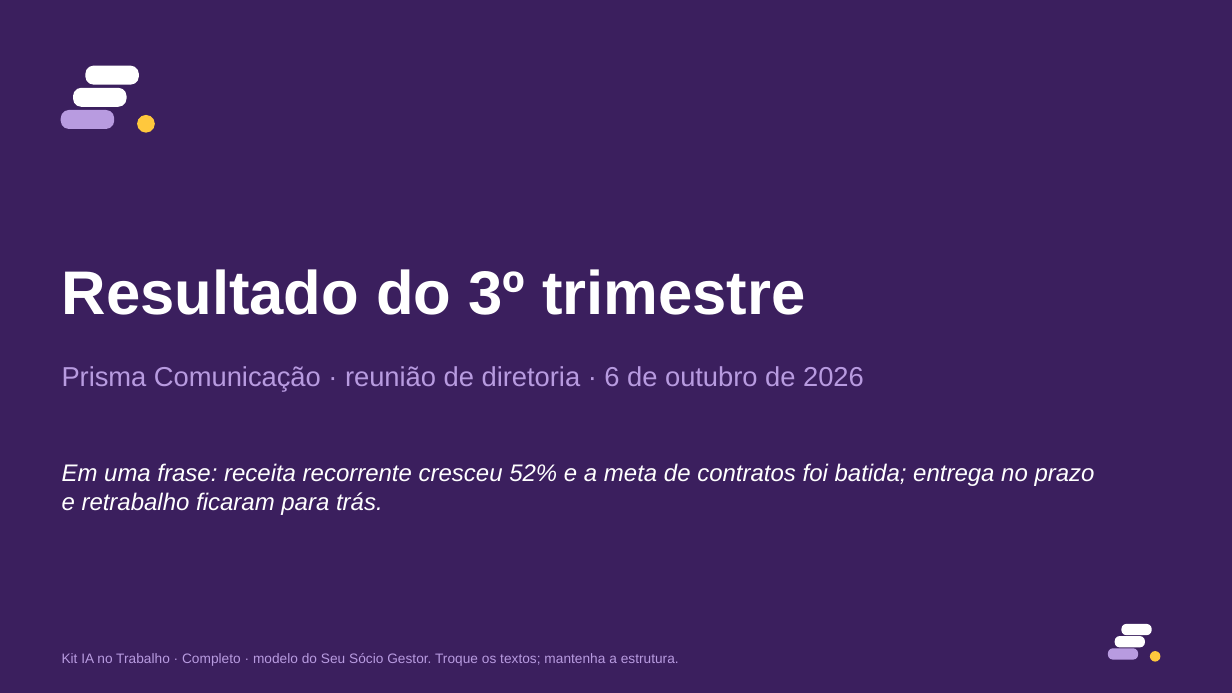
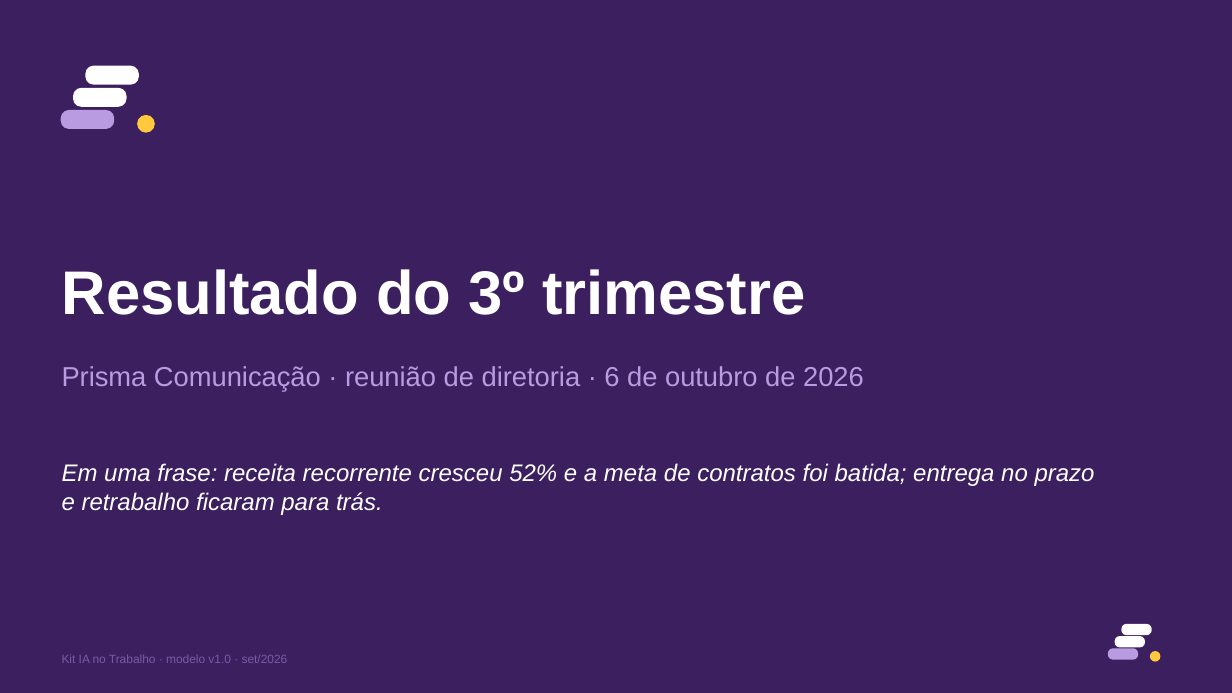
Before and after one commit to eduardomtzz/claude-code, a slide deck: slide 1 of projetos/gestao-ia-planilhas/produto/kit-completo/entrega/16-modelo-resultado-do-trimestre-12-slides.pptx. Drawn at 1232x693 pixels with LibreOffice and Linux fonts; fonts in the diff are those of the drawing. Boxes give left, top, right and bottom in pixels: in the first picture for what was removed or moved away, otherwise in the second. Text is boxed around its words. In the diff, an @@ line names an element or a change of style, - is before the commit and + after.

```diff
--- a/projetos/gestao-ia-planilhas/produto/kit-completo/entrega/16-modelo-resultado-do-trimestre-12-slides.pptx
+++ b/projetos/gestao-ia-planilhas/produto/kit-completo/entrega/16-modelo-resultado-do-trimestre-12-slides.pptx
@@ text at (x1=62, y1=654, x2=288, y2=663): text changed; size 8 to 7 pt; text colour #B89BE0 to #7A5AA8 @@
-Kit IA no Trabalho · Completo · modelo do Seu Sócio Gestor. Troque os textos; mantenha a estrutura.
+Kit IA no Trabalho · modelo v1.0 · set/2026
```
Also in this commit, not shown: 11 other slides changed, 23 other files.
